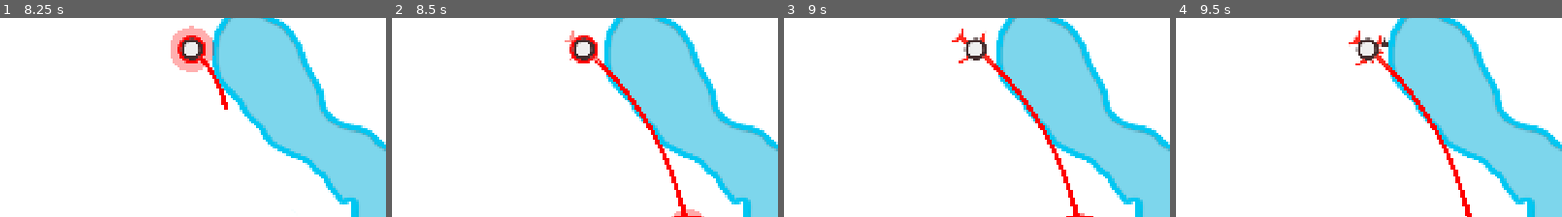
Above: before the commit, frames 1-4 (left to right).
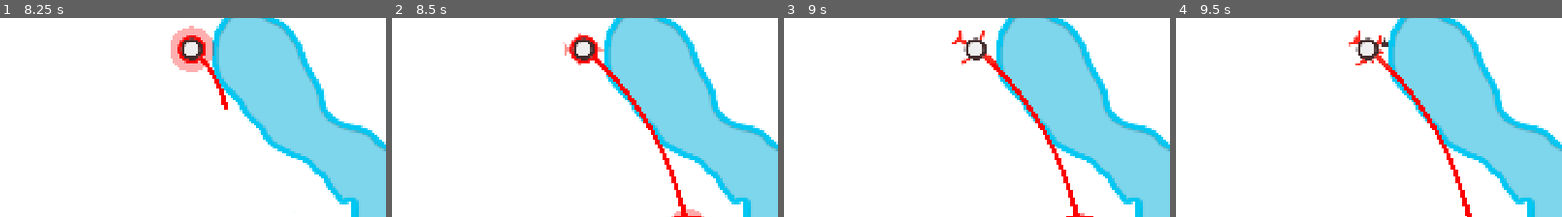
Above: after the commit, the same moments.

Repository: top-it-090304/Holding-Pattern
Game: Godot game, scene res://scene/Main.tscn
Same seed, same stepped clock (60 frames per second), same inputs: the game is played once before the commit and once after it.
Inputs (mouse positions are % of the whole screen's width and height, from its top left):
- Up to frame 1 (8.25 s): click (45, 94) at 0.5 s; click (49, 94) at 1.25 s; click (54, 94) at 2 s; click (45, 94) at 2.75 s; click (49, 94) at 3.5 s; click (54, 94) at 4.25 s; click (45, 94) at 5 s; click (49, 94) at 5.75 s; click (54, 94) at 6.5 s; tap Enter at 7.25 s; drag from (40, 94) to (54, 17) at 7.27 s; tap Space at 8 s; drag from (54, 17) to (67, 62) at 8.02 s
- Up to frame 2 (8.5 s): no input
- Up to frame 3 (9 s): click (67, 62) at 8.92 s
- Up to frame 4 (9.5 s): no input
The pictures show only the part of the screen within x 29-79%, y 9-59%; the shares and areas given below are measured in that part.

Frame 1 is identical in both runs. In frame 2, 0.2% of the frame differs, in the area x 44-56%, y 6-24%; in frame 3, 0.3%, in the area x 43-56%, y 5-24%; in frame 4, less than 0.1%.
Error in both runs: Invalid access to property or key 'texture' on a base object of type 'null instance'. (res://scripts/Plane_add.gd:18)

Commit message:
feat: smooth turn plane

Diff:
--- a/scripts/Plane.gd
+++ b/scripts/Plane.gd
@@ -9,34 +9,6 @@
 
 var cargo: Array = []
 var max_seats: int = 6
-
-func setup_with_route(route_data: Dictionary, start_t: float = 0.0):
-	current_route = route_data
-	t = start_t
-	if route_data.has("route_color"):
-		modulate = route_data["route_color"]
-
-	var curve = current_route["curve"]
-	var dist = t * curve.get_baked_length()
-	position = curve.sample_baked(dist)
-
-	play_spawn_effect()
-	start_plane(3.5)
-
-func play_spawn_effect():
-	scale = Vector2.ZERO
-	var tween = create_tween().set_trans(Tween.TRANS_BACK).set_ease(Tween.EASE_OUT)
-	tween.tween_property(self, "scale", Vector2(0.46, 0.46), 0.6)
-
-	var final_color = modulate
-	modulate = Color.WHITE
-	var flash = create_tween()
-	flash.tween_property(self, "modulate", final_color, 0.3)
-
-
-func start_plane(duration: float):
-	var tween = create_tween().set_trans(Tween.TRANS_SINE).set_ease(Tween.EASE_IN_OUT)
-	tween.tween_property(self, "current_speed", target_speed, duration)
 
 func _process(delta):
 	if not current_route: return
@@ -70,9 +42,41 @@
 	var dist = t * baked_length
 	var new_pos = curve.sample_baked(dist)
 
-	if current_speed > 0.1:
-		look_at(new_pos)
+
+	if current_speed > 0.1 and position.distance_to(new_pos) > 0.05:
+		var target_angle = (new_pos - position).angle()
+		rotation = lerp_angle(rotation, target_angle, 8.0 * delta)
 	position = new_pos
+
+func setup_with_route(route_data: Dictionary, start_t: float = 0.0):
+	current_route = route_data
+	t = start_t
+	if route_data.has("route_color"):
+		modulate = route_data["route_color"]
+
+	var curve = current_route["curve"]
+	var dist = t * curve.get_baked_length()
+	position = curve.sample_baked(dist)
+
+	play_spawn_effect()
+	start_plane(3.5)
+
+func play_spawn_effect():
+	scale = Vector2.ZERO
+	var tween = create_tween().set_trans(Tween.TRANS_BACK).set_ease(Tween.EASE_OUT)
+	tween.tween_property(self, "scale", Vector2(0.46, 0.46), 0.6)
+
+	var final_color = modulate
+	modulate = Color.WHITE
+	var flash = create_tween()
+	flash.tween_property(self, "modulate", final_color, 0.3)
+
+
+func start_plane(duration: float):
+	var tween = create_tween().set_trans(Tween.TRANS_SINE).set_ease(Tween.EASE_IN_OUT)
+	tween.tween_property(self, "current_speed", target_speed, duration)
+
+
 
 func switch_to_next_route(arrived_at_end: bool):
 	var arrived_airport = current_route["end_airport"] if arrived_at_end else current_route["start_airport"]
